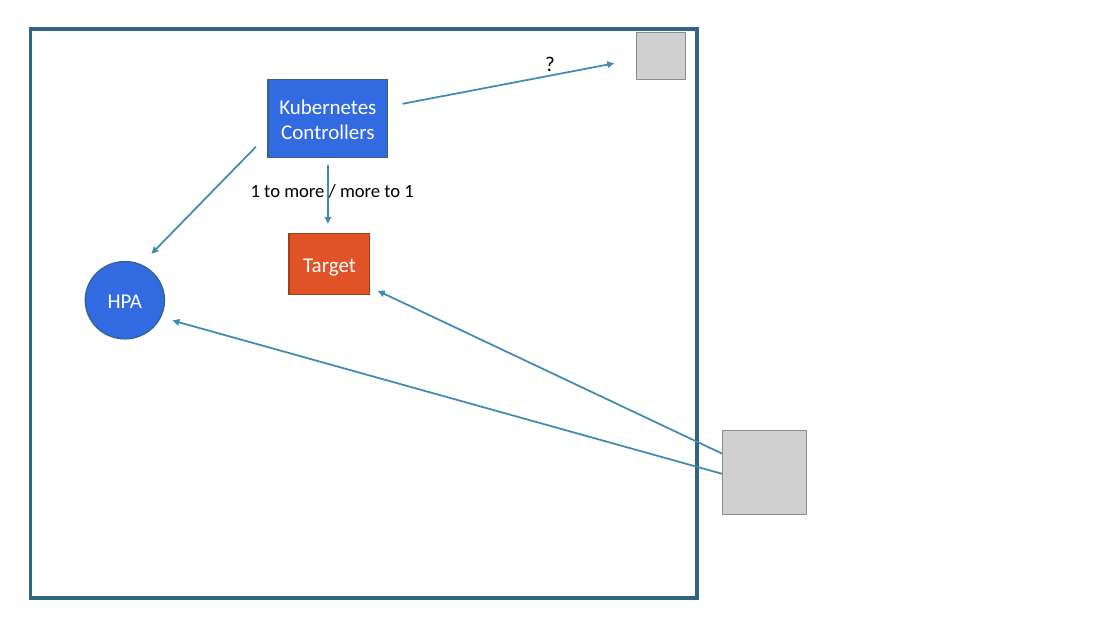
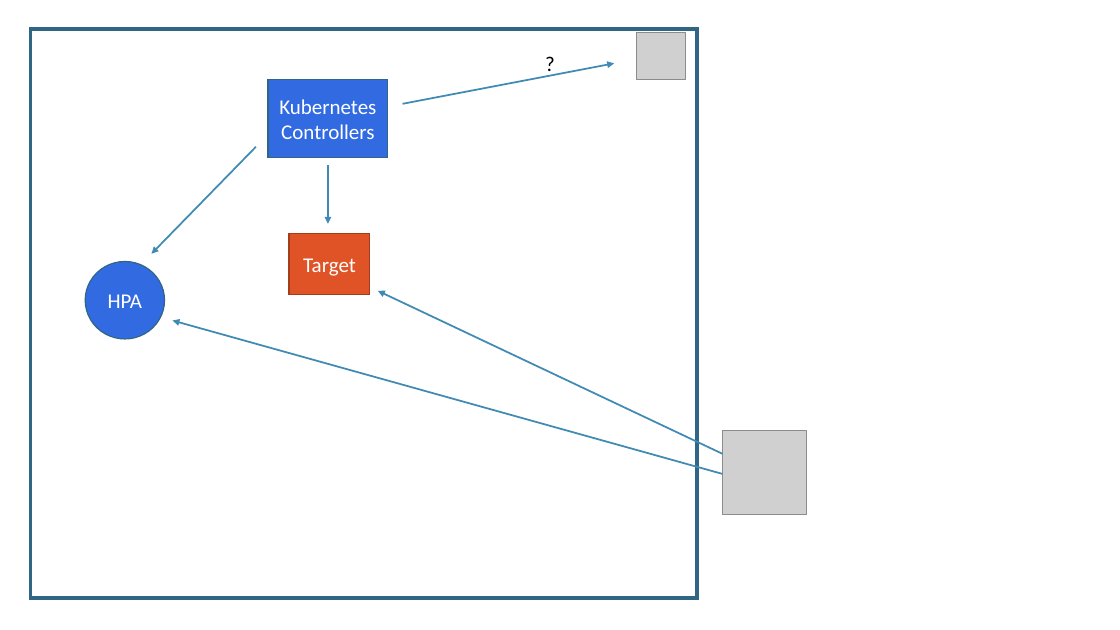
Before and after one commit to eashi/keda-workshop, a slide deck: slide 4 of preso.pptx (slide 3 before the commit). Drawn at 1120x630 pixels with LibreOffice and Linux fonts; fonts in the diff are those of the drawing; grey boxes stand for pictures. Boxes give left, top, right and bottom in pixels: in the first picture for what was removed or moved away, otherwise in the second. Text is boxed around its words. In the diff, an @@ line names an element or a change of style, - is before the commit and + after.

Commit message:
Add text slides

```diff
--- a/preso.pptx
+++ b/preso.pptx
@@ text removed at [251, 185, 413, 197] @@
-1 to more / more to 1
```
Also in this commit, not shown: 4 other slides changed, 2 slides added.
